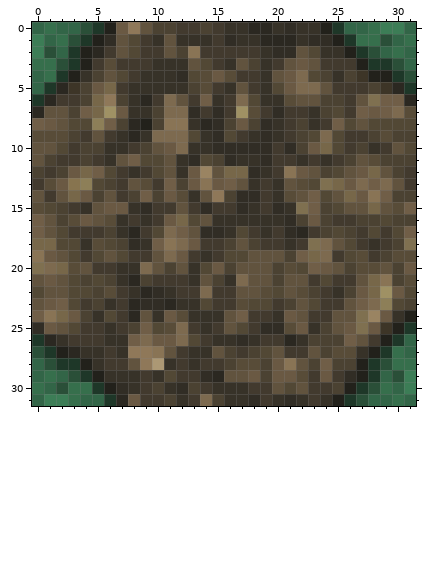
Pixel-art sprite -- assets/minecraft/optifine/ctm/farmland/0/4.png. Above is the file before it was changed.
The file is 32x32 pixels. Colours within 5 levels of each other are drawn and written as one.
Once edited:
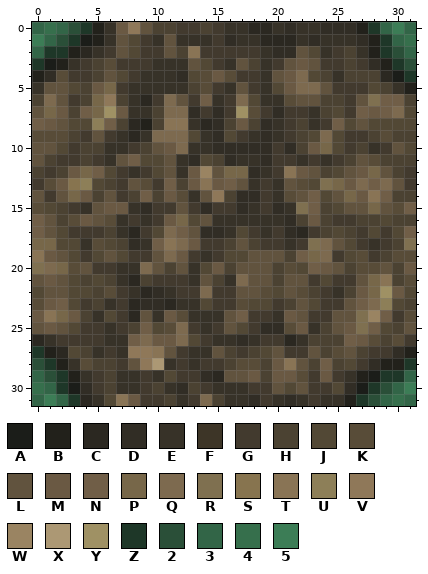
Palette (. is transparent): A #1b1d19  B #22211b  C #2b2821  D #312d25  E #373228  F #3d3527  G #423a2e  H #4b4232  J #524835  K #584c38  L #61533e  M #6a5943  N #705e47  P #776749  Q #7d6a4f  R #7f7050  S #87744f  T #897455  U #8d7f58  V #8f7859  W #9a8462  X #ac9874  Y #9f9164  Z #1e3728  2 #2a4f38  3 #326547  4 #366f4c  5 #3c7d56
Commit: Improved the inner corners of the farmland CTM.
From old to new:
@@ x 0..31 @@
- 0 34332ZBMVLHHGGHGEECCEDEEBZ334553
- 1 5342ZBDLJGELEEEGDEECCCEDDBZ44234
- 2 523ZBCGLJGGLHTGGGGGEDDLJEEBZ2343
- 3 442ZBGKGGGEEELJGELHEGLMLGGGBZZ23
- 4 34ZBEHLJGEEEDJKMKGGELMQJHEHFBBZ2
- 5 3ZCFHMPGEEEEEHKGELGEJMQQLGGGHFCZ
- 6 ZCGGHPVHECGQLGNEGQJEEKLLHHGLRNNC
- 7 CLLHNPYMEEHQQDGDGYKGDGGEHJGNMNQK
+ 0 3432ZBEMVLHHGGHGEECCEDEEDDDBZ353
+ 1 532ZABELJGELEEEGDEECCCEDEEEDBZ34
+ 2 3ZZBCEGLJGGLHTGGGGGEDDLJEGHEBZ23
+ 3 ZABEGHKGGGEEELJGELHEGLMLGGHGDBZ2
+ 4 BDKGGHLJGEEEDJKMKGGELMQJHEHHHCAZ
+ 5 ELLJHMPGEEEEEHKGELGEJMQQLGGGJHEB
+ 6 HQLGHPVHECGQLGNEGQJEEKLLHHGLRNNH
+ 7 LPMHNPYMEEHQQDGDGYKGDGGEHJGNMNQJ
  8 NMLJJUNHCBHTTECDHMHDEGHEGNJLJJJJ
@@ x 0..31 @@
 22 JLLJJHKGECDEGGQGGLLKJLKHGEHMPYMJ
-23 LMNJGHEGCDDCEEJGGKJJGHLJGGLNQUJH
-24 NTPMHEJGCLEMKEEELNGGEMLGGLLRWMEB
-25 DMLJGGEGHNJKQGEGLJGDDKMEHLMRMFBZ
-26 ZCEGGGEENQMMQJGEEDEGGCEHHHNLGBZ3
-27 2ZBCEEGEVVTLGEELHGHJLGGLHKKEBZ43
-28 32ZZBEGGLVXEGEGGHKKHMTLHNHHBZ244
-29 3432ZBEEEGEJGGDCLLMHMMKGMGDBZ325
-30 43244ZBDEGHEDHGEEEGGLJLGGHBZ2435
-31 355433ZCMGGHEGQHEEDGEDEGEBZ23343
+23 KMNJGHEGCDDCEEJGGKJJGHLJGGLNQUJH
+24 MTPMHEJGCLEMKEEELNGGEMLGGLLRWNGK
+25 LMLJGGEGHNJKQGEGLJGDDKMEHLMRNJHL
+26 CEGGGGEENQMMQJGEEDEGGCEHHHNMKHKG
+27 ZBCJHEGEVVTLGEELHGHJLGGLHKLHGGDB
+28 2ZBEKHHGLVXEGEGGHKKHMTLHNHJGDBBZ
+29 32ZBEGHEEGEJGGDCLLMHMMKGMGEBAZZ3
+30 43ZADGHEEGHEDHGEEEGGLJLGGJDAZ235
+31 353ZCEJTMGGHEGQHEEDGEDEGEEBZ2343
Pixel boxes of the changes (left, top, right, bottom) in both pictures:
changed: (32, 22, 116, 118)
changed: (320, 22, 416, 118)
changed: (32, 298, 128, 406)
changed: (332, 310, 416, 406)
